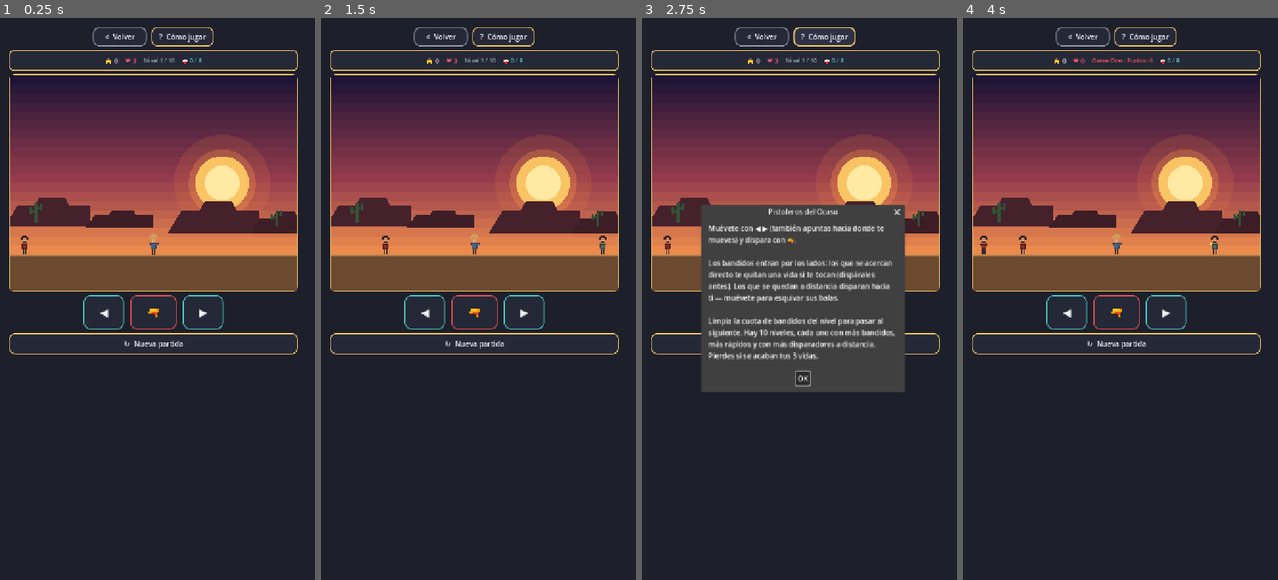
Above: before the commit, frames 1-4 (left to right).
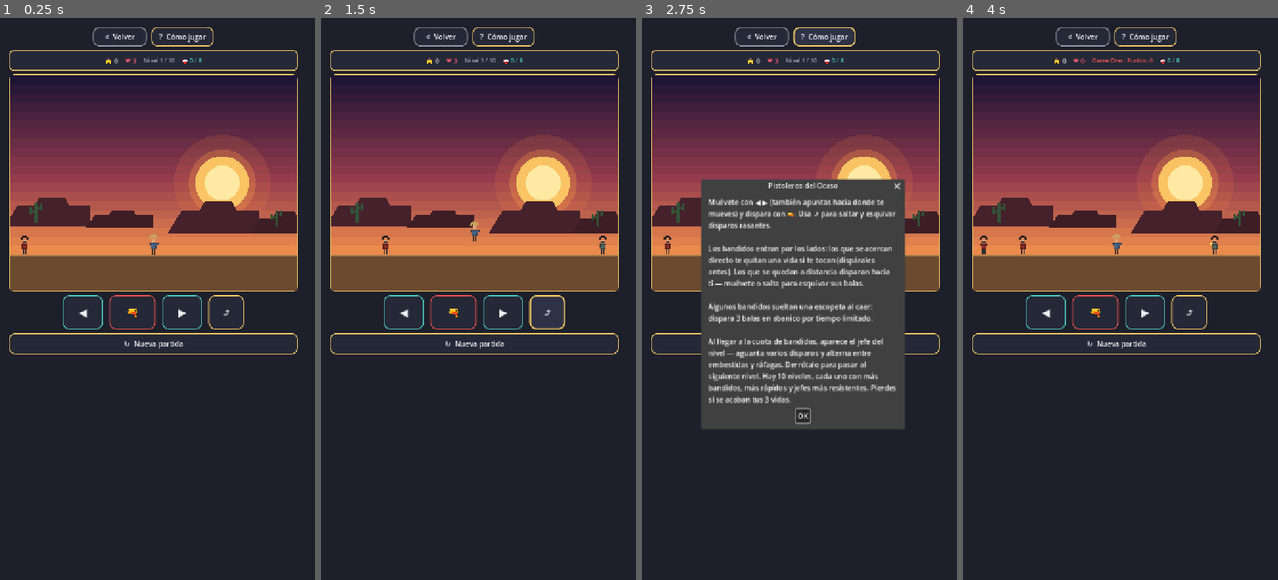
Above: after the commit, the same moments.

Repository: jfrodriguezva/Arcade
Game: Godot game, scene res://games/arcade/gunslinger/gunslinger.tscn
The game is run twice, just before and just after one commit, with the same random seed, the same clock (stepped at 60 frames per second) and the same inputs. This scene is started directly instead of the project's main scene.
Inputs (mouse positions are in pixels of both pictures, inside the frame that each line leads up to):
- Up to frame 1 (0.25 s): no input
- Up to frame 2 (1.5 s): click "🔫" at 0.5 s; click (547, 310) at 1.25 s, where only the run after the commit has a clickable "⤴"
- Up to frame 3 (2.75 s): click "? Cómo jugar" at 2 s
- Up to frame 4 (4 s): click "? Cómo jugar" at 2.75 s; click "OK" at 3.5 s

The runs differ from the first frame. In frame 1, 0.7% of the frame differs, in the area x 20-78%, y 49-56%; in frame 2, 1.2%; in frame 3, 14%, in the area x 18-84%, y 28-74%; in frame 4, 0.7%.

Commit message:
Pistoleros del Ocaso: jefe de nivel, salto esquiva y escopeta
Agrega la estructura que define a Sunset Riders: cada nivel ya no
termina solo al llenar la cuota de bandidos — tras limpiarlos aparece
el jefe del nivel (más grande, aguanta varios disparos, alterna entre
ráfagas a distancia y embestidas cuerpo a cuerpo) y hay que derrotarlo
para avanzar.

Se agrega el salto (⤴): mientras estás en el aire esquivas los
disparos rasantes de los bandidos, un verbo central del género de
"correr y disparar" que antes no existía (solo moverse lateral).

Los bandidos derribados a veces sueltan una escopeta: dispara 3 balas
en abanico por tiempo limitado en vez de una sola, referenciando el
cambio de armas del arcade original.

Verificado con test headless dedicado (aparición del jefe tras limpiar
la cuota, múltiples golpes antes de morir, avance de nivel al
derrotarlo, inmunidad real al saltar vs. daño normal sin saltar,
recolección y expiración de la escopeta) más 300 frames de juego real
y regresión completa de las 26 escenas.

Co-Authored-By: Claude Sonnet 5 <noreply@anthropic.com>

Diff:
--- a/games/arcade/gunslinger/gunslinger.gd
+++ b/games/arcade/gunslinger/gunslinger.gd
@@ -24,14 +24,24 @@
 const BANDIT_MELEE_COLOR := Color(0.52, 0.17, 0.15)   # forajido cuerpo a cuerpo, rojo polvoriento
 const BANDIT_RANGED_COLOR := Color(0.30, 0.40, 0.37)  # forajido a distancia, verde apagado
 const BANDIT_COLOR2 := Color(0.16, 0.16, 0.18)
+const BOSS_COLOR := Color(0.36, 0.10, 0.42)
 const BULLET_COLOR := Color(1.0, 0.86, 0.46)
 const HIT_FLASH_DURATION := 0.18
 
-const HELP_TEXT := "Muévete con ◀ ▶ (también apuntas hacia donde te mueves) y dispara con 🔫.
-
-Los bandidos entran por los lados: los que se acercan directo te quitan una vida si te tocan (dispárales antes). Los que se quedan a distancia disparan hacia ti — muévete para esquivar sus balas.
-
-Limpia la cuota de bandidos del nivel para pasar al siguiente. Hay 10 niveles, cada uno con más bandidos, más rápidos y con más disparadores a distancia. Pierdes si se acaban tus 3 vidas."
+const JUMP_DURATION := 0.55  # mientras salta, esquiva balas rasantes (como en Sunset Riders)
+const BOSS_HITS := 6
+const WEAPON_DROP_CHANCE := 0.22
+const WEAPON_DURATION := 10.0
+const SHOTGUN_COOLDOWN := 0.34
+const SHOTGUN_SPREAD_DEG := 14.0
+
+const HELP_TEXT := "Muévete con ◀ ▶ (también apuntas hacia donde te mueves) y dispara con 🔫. Usa ⤴ para saltar y esquivar disparos rasantes.
+
+Los bandidos entran por los lados: los que se acercan directo te quitan una vida si te tocan (dispárales antes). Los que se quedan a distancia disparan hacia ti — muévete o salta para esquivar sus balas.
+
+Algunos bandidos sueltan una escopeta al caer: dispara 3 balas en abanico por tiempo limitado.
+
+Al llegar a la cuota de bandidos, aparece el jefe del nivel — aguanta varios disparos y alterna entre embestidas y ráfagas. Derrótalo para pasar al siguiente nivel. Hay 10 niveles, cada uno con más bandidos, más rápidos y jefes más resistentes. Pierdes si se acaban tus 3 vidas."
 
 var player_x: float = 0.0
 var facing: int = 1
@@ -43,6 +53,7 @@
 var enemies: Array = []
 var bullets: Array = []
 var enemy_bullets: Array = []
+var weapon_drops: Array = []
 
 var kills: int = 0
 var kills_needed: int = 8
@@ -50,6 +61,12 @@
 var spawn_interval: float = 1.2
 var enemy_speed: float = 70.0
 var ranged_chance: float = 0.2
+var boss_spawned: bool = false
+var boss: Dictionary = {}
+
+var jump_timer: float = 0.0
+var weapon: String = "pistol"  # "pistol" | "shotgun"
+var weapon_timer: float = 0.0
 
 var score: int = 0
 var lives: int = 3
@@ -168,6 +185,14 @@
 	right_btn.button_up.connect(func() -> void: moving_right = false)
 	controls.add_child(right_btn)
 
+	var jump_btn := Button.new()
+	jump_btn.text = "⤴"
+	jump_btn.custom_minimum_size = Vector2(80, 68)
+	jump_btn.add_theme_font_size_override("font_size", 24)
+	UIKit.style_button(jump_btn, UIKit.COLOR_ACCENT_3)
+	jump_btn.pressed.connect(_on_jump_pressed)
+	controls.add_child(jump_btn)
+
 	var restart_btn := Button.new()
 	restart_btn.text = "↻  Nueva partida"
 	restart_btn.custom_minimum_size = Vector2(200, 48)
@@ -207,6 +232,9 @@
 	for b: Dictionary in enemy_bullets:
 		b["view"].queue_free()
 	enemy_bullets.clear()
+	for w: Dictionary in weapon_drops:
+		w["view"].queue_free()
+	weapon_drops.clear()
 
 	kills = 0
 	kills_needed = 7 + level
@@ -214,6 +242,11 @@
 	spawn_interval = max(0.55, 1.3 - level * 0.07)
 	enemy_speed = 65.0 + level * 6.0
 	ranged_chance = min(0.15 + level * 0.045, 0.6)
+	boss_spawned = false
+	boss = {}
+	jump_timer = 0.0
+	weapon = "pistol"
+	weapon_timer = 0.0
 
 	status_label.text = "Nivel %d / %d" % [level, MAX_LEVEL]
 	_update_hud()
@@ -226,19 +259,35 @@
 
 
 func _on_shoot_pressed() -> void:
+	var cooldown: float = SHOTGUN_COOLDOWN if weapon == "shotgun" else SHOOT_COOLDOWN
 	if state != "playing" or shoot_cooldown > 0.0:
 		return
-	shoot_cooldown = SHOOT_COOLDOWN
+	shoot_cooldown = cooldown
 	var pos := Vector2(player_x + (PLAYER_SIZE.x if facing > 0 else 0.0), GROUND_Y - PLAYER_SIZE.y / 2.0 - 6.0)
+	if weapon == "shotgun":
+		for vy: float in [-130.0, 0.0, 130.0]:
+			_fire_bullet(pos, Vector2(facing * BULLET_SPEED, vy))
+	else:
+		_fire_bullet(pos, Vector2(facing * BULLET_SPEED, 0))
+	UIKit.pulse(player_view)
+
+
+func _fire_bullet(pos: Vector2, vel: Vector2) -> void:
 	var view := EntitySprite.new()
 	view.size = Vector2(10, 18)
 	view.position = pos
 	view.mouse_filter = Control.MOUSE_FILTER_IGNORE
 	view.setup("bullet", BULLET_COLOR, BULLET_COLOR.lightened(0.5))
-	view.set_facing(90.0 if facing > 0 else -90.0)
+	view.set_facing(rad_to_deg(atan2(vel.x, -vel.y)))
 	play_area.add_child(view)
-	bullets.append({"pos": pos, "vel": Vector2(facing * BULLET_SPEED, 0), "view": view})
-	UIKit.pulse(player_view)
+	bullets.append({"pos": pos, "vel": vel, "view": view})
+
+
+func _on_jump_pressed() -> void:
+	if state != "playing" or jump_timer > 0.0:
+		return
+	jump_timer = JUMP_DURATION
+	AudioManager.play_click()
 
 
 func _spawn_enemy() -> void:
@@ -265,6 +314,12 @@
 
 	if shoot_cooldown > 0.0:
 		shoot_cooldown -= delta
+	if jump_timer > 0.0:
+		jump_timer -= delta
+	if weapon_timer > 0.0:
+		weapon_timer -= delta
+		if weapon_timer <= 0.0:
+			weapon = "pistol"
 
 	_update_player(delta)
 
@@ -273,19 +328,25 @@
 		if e["state"] == "alive":
 			alive_count += 1
 
-	spawn_timer -= delta
-	if spawn_timer <= 0.0 and alive_count < MAX_ON_SCREEN and kills + alive_count < kills_needed:
-		spawn_timer = spawn_interval
-		_spawn_enemy()
+	if not boss_spawned and kills >= kills_needed and alive_count == 0:
+		boss_spawned = true
+		_spawn_boss()
+	elif not boss_spawned:
+		spawn_timer -= delta
+		if spawn_timer <= 0.0 and alive_count < MAX_ON_SCREEN and kills + alive_count < kills_needed:
+			spawn_timer = spawn_interval
+			_spawn_enemy()
 
 	for e: Dictionary in enemies:
 		if e["state"] == "alive":
 			_update_enemy(e, delta)
+	_update_boss(delta)
 
 	_update_bullets(delta)
 	_update_enemy_bullets(delta)
-
-	if state == "playing" and kills >= kills_needed and alive_count == 0:
+	_update_weapon_drops(delta)
+
+	if state == "playing" and boss_spawned and boss.is_empty():
 		_advance_level()
 
 
@@ -298,7 +359,13 @@
 		vx = PLAYER_SPEED
 		facing = 1
 	player_x = clamp(player_x + vx * delta, 0.0, PLAY_W - PLAYER_SIZE.x)
-	player_view.position = Vector2(player_x, GROUND_Y - PLAYER_SIZE.y)
+	# Arco de salto puramente visual (parábola sobre JUMP_DURATION): la
+	# esquiva real ya se resuelve por jump_timer en _update_enemy_bullets.
+	var hop: float = 0.0
+	if jump_timer > 0.0:
+		var jt: float = 1.0 - (jump_timer / JUMP_DURATION)
+		hop = sin(jt * PI) * 34.0
+	player_view.position = Vector2(player_x, GROUND_Y - PLAYER_SIZE.y - hop)
 	player_view.set_facing(0.0, facing < 0)
 	var bob_speed: float = 2.4 if (moving_left or moving_right) else 0.7
 	player_phase = fmod(player_phase + delta * bob_speed, 1.0)
@@ -359,12 +426,120 @@
 	enemy_bullets.append({"pos": pos, "vel": Vector2(dir * ENEMY_BULLET_SPEED, 0), "view": view})
 
 
+func _spawn_boss() -> void:
+	var side: int = 1 if randi() % 2 == 0 else -1
+	var sz: Vector2 = ENEMY_SIZE * 1.4
+	var x: float = (PLAY_W - sz.x) if side == 1 else 0.0
+	var view := EntitySprite.new()
+	view.size = sz
+	view.position = Vector2(x, GROUND_Y - sz.y)
+	view.mouse_filter = Control.MOUSE_FILTER_IGNORE
+	view.setup("bandit", BOSS_COLOR, BANDIT_COLOR2, 999)
+	view.set_facing(0.0, side > 0)
+	play_area.add_child(view)
+	boss = {
+		"x": x, "size": sz, "state": "alive", "hp": BOSS_HITS + level / 2, "mode": "ranged",
+		"charge_timer": randf_range(2.2, 3.6), "shoot_timer": randf_range(0.8, 1.4),
+		"view": view, "phase": randf(), "flash_timer": 0.0,
+	}
+
+
+func _update_boss(delta: float) -> void:
+	if boss.is_empty():
+		return
+	var player_center: float = player_x + PLAYER_SIZE.x / 2.0
+	var boss_center: float = boss["x"] + boss["size"].x / 2.0
+	var dx: float = player_center - boss_center
+	var dir: float = sign(dx) if abs(dx) > 4.0 else 0.0
+	if dir != 0.0:
+		boss["view"].set_facing(0.0, dir < 0.0)
+
+	boss["charge_timer"] -= delta
+	if boss["mode"] == "ranged" and boss["charge_timer"] <= 0.0:
+		boss["mode"] = "charge"
+		boss["charge_timer"] = 0.9
+	elif boss["mode"] == "charge":
+		boss["x"] += dir * enemy_speed * 2.2 * delta
+		if abs(dx) < MELEE_RANGE * 1.3:
+			_lose_life()
+			boss["mode"] = "ranged"
+			boss["charge_timer"] = randf_range(2.2, 3.6)
+		elif boss["charge_timer"] <= 0.0:
+			boss["mode"] = "ranged"
+			boss["charge_timer"] = randf_range(2.2, 3.6)
+
+	if boss["mode"] == "ranged":
+		if abs(dx) > RANGED_STOP_DIST * 0.8:
+			boss["x"] += dir * enemy_speed * delta
+		boss["shoot_timer"] -= delta
+		if boss["shoot_timer"] <= 0.0:
+			boss["shoot_timer"] = randf_range(0.5, 0.9)
+			_spawn_boss_bullet()
+
+	boss["x"] = clamp(boss["x"], 0.0, PLAY_W - boss["size"].x)
+	if boss["flash_timer"] > 0.0:
+		boss["flash_timer"] -= delta
+		boss["view"].set_phase(0.6)
+	else:
+		boss["phase"] = fmod(float(boss["phase"]) + delta * 0.6, 1.0)
+		boss["view"].set_phase(boss["phase"])
+	boss["view"].position = Vector2(boss["x"], GROUND_Y - boss["size"].y)
+
+
+func _spawn_boss_bullet() -> void:
+	var player_center: float = player_x + PLAYER_SIZE.x / 2.0
+	var boss_center: float = boss["x"] + boss["size"].x / 2.0
+	var dir: float = sign(player_center - boss_center)
+	if dir == 0.0:
+		dir = 1.0
+	boss["flash_timer"] = HIT_FLASH_DURATION
+	var pos := Vector2(boss_center, GROUND_Y - boss["size"].y / 2.0)
+	var view := EntitySprite.new()
+	view.size = Vector2(10, 18)
+	view.position = pos
+	view.mouse_filter = Control.MOUSE_FILTER_IGNORE
+	view.setup("bullet", BOSS_COLOR.lightened(0.3), Color(1, 1, 1))
+	view.set_facing(90.0 if dir > 0 else -90.0)
+	play_area.add_child(view)
+	enemy_bullets.append({"pos": pos, "vel": Vector2(dir * ENEMY_BULLET_SPEED * 1.1, 0), "view": view})
+
+
+func _spawn_weapon_drop(pos: Vector2) -> void:
+	var panel := PanelContainer.new()
+	panel.add_theme_stylebox_override("panel", UIKit.stylebox(UIKit.COLOR_ACCENT_2.darkened(0.5), UIKit.COLOR_ACCENT_2, 8, 2))
+	panel.size = Vector2(30, 30)
+	panel.position = pos - panel.size / 2.0
+	panel.mouse_filter = Control.MOUSE_FILTER_IGNORE
+	var lbl := Label.new()
+	lbl.text = "🔫"
+	lbl.horizontal_alignment = HORIZONTAL_ALIGNMENT_CENTER
+	lbl.vertical_alignment = VERTICAL_ALIGNMENT_CENTER
+	lbl.add_theme_font_size_override("font_size", 16)
+	panel.add_child(lbl)
+	play_area.add_child(panel)
+	weapon_drops.append({"pos": panel.position, "size": panel.size, "view": panel, "life": WEAPON_DURATION})
+
+
+func _update_weapon_drops(delta: float) -> void:
+	var player_rect := Rect2(player_x, GROUND_Y - PLAYER_SIZE.y, PLAYER_SIZE.x, PLAYER_SIZE.y)
+	for i in range(weapon_drops.size() - 1, -1, -1):
+		var w: Dictionary = weapon_drops[i]
+		w["life"] -= delta
+		if w["life"] <= 0.0 or Rect2(w["pos"], w["size"]).intersects(player_rect):
+			if w["life"] > 0.0:
+				weapon = "shotgun"
+				weapon_timer = WEAPON_DURATION
+				AudioManager.play_place()
+			w["view"].queue_free()
+			weapon_drops.remove_at(i)
+
+
 func _update_bullets(delta: float) -> void:
 	for i in range(bullets.size() - 1, -1, -1):
 		var b: Dictionary = bullets[i]
 		b["pos"] += b["vel"] * delta
 		b["view"].position = b["pos"]
-		if b["pos"].x < 0.0 or b["pos"].x > PLAY_W:
+		if b["pos"].x < 0.0 or b["pos"].x > PLAY_W or b["pos"].y < -40.0 or b["pos"].y > PLAY_H:
 			b["view"].queue_free()
 			bullets.remove_at(i)
 			continue
@@ -380,8 +555,22 @@
 				score += 100
 				kills += 1
 				_update_hud()
+				if randf() < WEAPON_DROP_CHANCE:
+					_spawn_weapon_drop(Vector2(e["x"] + ENEMY_SIZE.x / 2.0, GROUND_Y))
 				hit = true
 				break
+		if not hit and not boss.is_empty() and boss["state"] == "alive":
+			if bullet_rect.intersects(Rect2(boss["x"], GROUND_Y - boss["size"].y, boss["size"].x, boss["size"].y)):
+				_spawn_hit_flash(Vector2(boss["x"] + boss["size"].x / 2.0, GROUND_Y - boss["size"].y / 2.0))
+				boss["hp"] -= 1
+				boss["flash_timer"] = HIT_FLASH_DURATION
+				score += 20
+				if boss["hp"] <= 0:
+					score += 500
+					boss["view"].queue_free()
+					boss = {}
+				_update_hud()
+				hit = true
 		if hit:
 			b["view"].queue_free()
 			bullets.remove_at(i)
@@ -398,7 +587,7 @@
 			enemy_bullets.remove_at(i)
 			continue
 
-		if Rect2(b["pos"], Vector2(10, 8)).intersects(player_rect):
+		if jump_timer <= 0.0 and Rect2(b["pos"], Vector2(10, 8)).intersects(player_rect):
 			b["view"].queue_free()
 			enemy_bullets.remove_at(i)
 			_lose_life()
